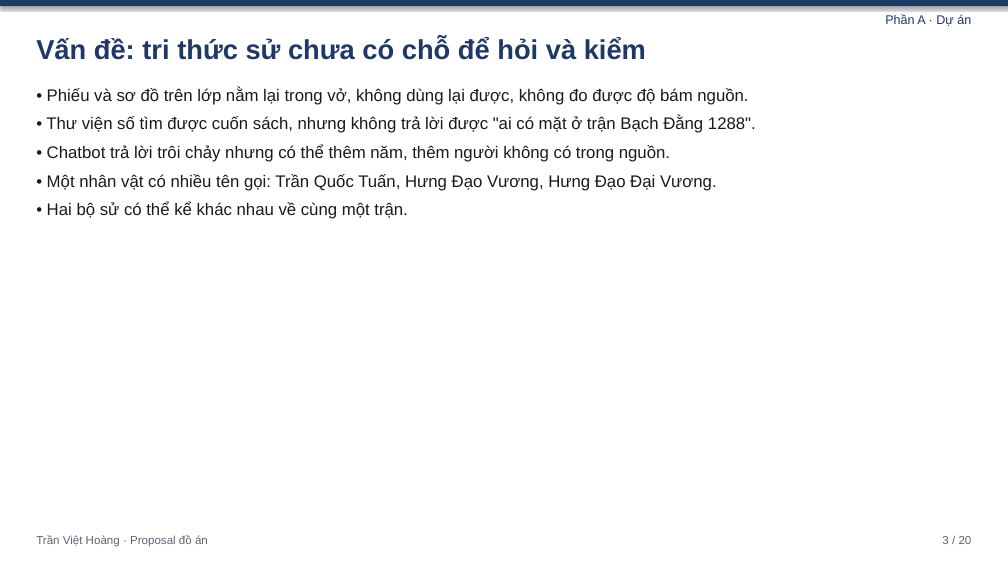
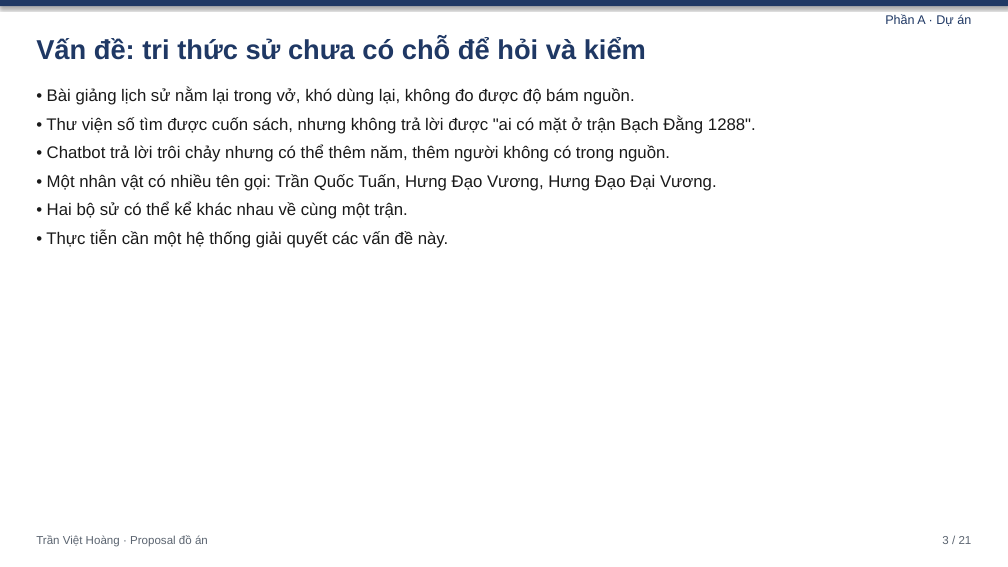
Before and after one commit to quac17/History-graph-db, a slide deck: slide 3 of Do An/slide-bao-cao-proposal.pptx. Drawn at 1008x567 pixels with LibreOffice and Linux fonts; fonts in the diff are those of the drawing. Boxes give left, top, right and bottom in pixels: in the first picture for what was removed or moved away, otherwise in the second. Text is boxed around its words. In the diff, an @@ line names an element or a change of style, - is before the commit and + after.

```diff
--- a/Do An/slide-bao-cao-proposal.pptx
+++ b/Do An/slide-bao-cao-proposal.pptx
@@ text at <box>47,87,634,105</box>: text changed @@
-• Phiếu và sơ đồ trên lớp nằm lại trong vở, không dùng lại được, không đo được độ bám nguồn.
+• Bài giảng lịch sử nằm lại trong vở, khó dùng lại, không đo được độ bám nguồn.
@@ text at <box>46,230,448,248</box>: paragraph added @@
+• Thực tiễn cần một hệ thống giải quyết các vấn đề này.
@@ text at <box>942,536,972,544</box>: text changed @@
-3 / 20
+3 / 21
```
Also in this commit, not shown: 19 other slides changed, 1 slide added, 16 other files.
